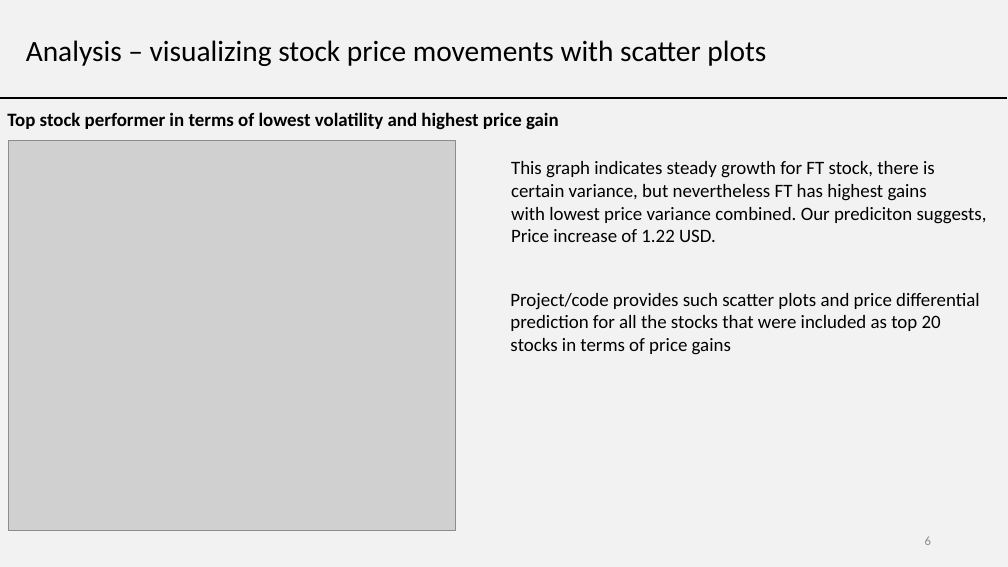
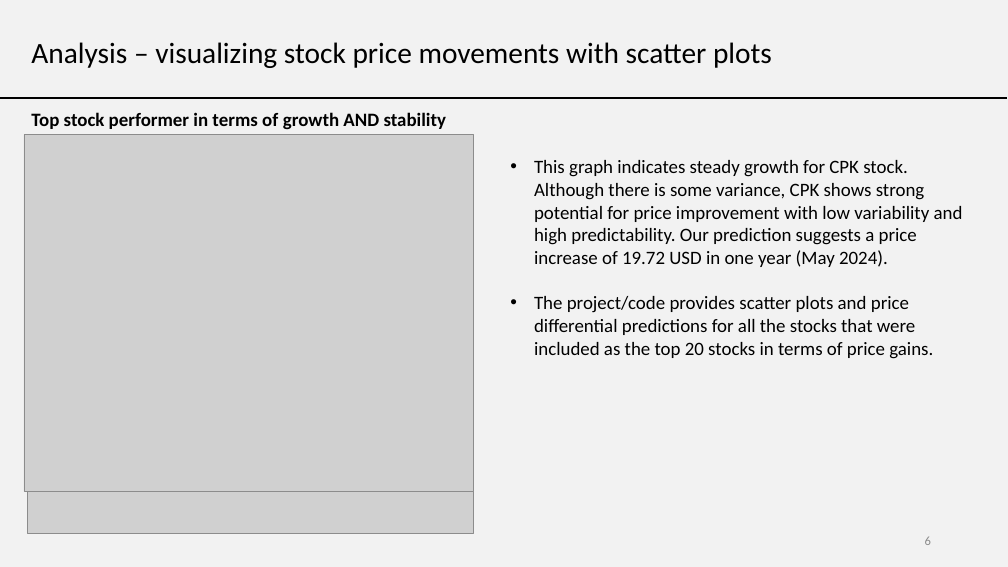
Before and after one commit to LevanGetia/Project-1, a slide deck: slide 6 of Project1 - stocks analysis PPT.pptx. Drawn at 1008x567 pixels with LibreOffice and Linux fonts; fonts in the diff are those of the drawing; grey boxes stand for pictures. Boxes give left, top, right and bottom in pixels: in the first picture for what was removed or moved away, otherwise in the second. Text is boxed around its words. In the diff, an @@ line names an element or a change of style, - is before the commit and + after.

```diff
--- a/Project1 - stocks analysis PPT.pptx
+++ b/Project1 - stocks analysis PPT.pptx
@@ text "Analysis – visualizing stock price ...": place and size @@
-text "Analysis – visualizing stock price ..." at <box>26,40,766,66</box>
+text "Analysis – visualizing stock price ..." at <box>31,42,772,68</box>
@@ text at <box>31,112,446,130</box>: text changed @@
-Top stock performer in terms of lowest volatility and highest price gain
+Top stock performer in terms of growth AND stability
@@ picture: place and size @@
-picture at <box>8,141,455,530</box>
+picture at <box>24,135,474,492</box>
@@ text at <box>534,160,963,359</box>: text changed @@
-This graph indicates steady growth for FT stock, there is
-certain variance, but nevertheless FT has highest gains
-with lowest price variance combined. Our prediciton suggests,
-Price increase of 1.22 USD.
+• This graph indicates steady growth for CPK stock. Although there is some variance, CPK shows strong potential for price improvement with low variability and high predictability. Our prediction suggests a price increase of 19.72 USD in one year (May 2024).
+• The project/code provides scatter plots and price differential predictions for all the stocks that were included as the top 20 stocks in terms of price gains.
@@ text removed at <box>510,293,980,355</box> @@
-Project/code provides such scatter plots and price differential
-prediction for all the stocks that were included as top 20
-stocks in terms of price gains
@@ picture added at <box>27,492,474,533</box> @@
```
Also in this commit, not shown: 9 other slides changed, 1 other file.
